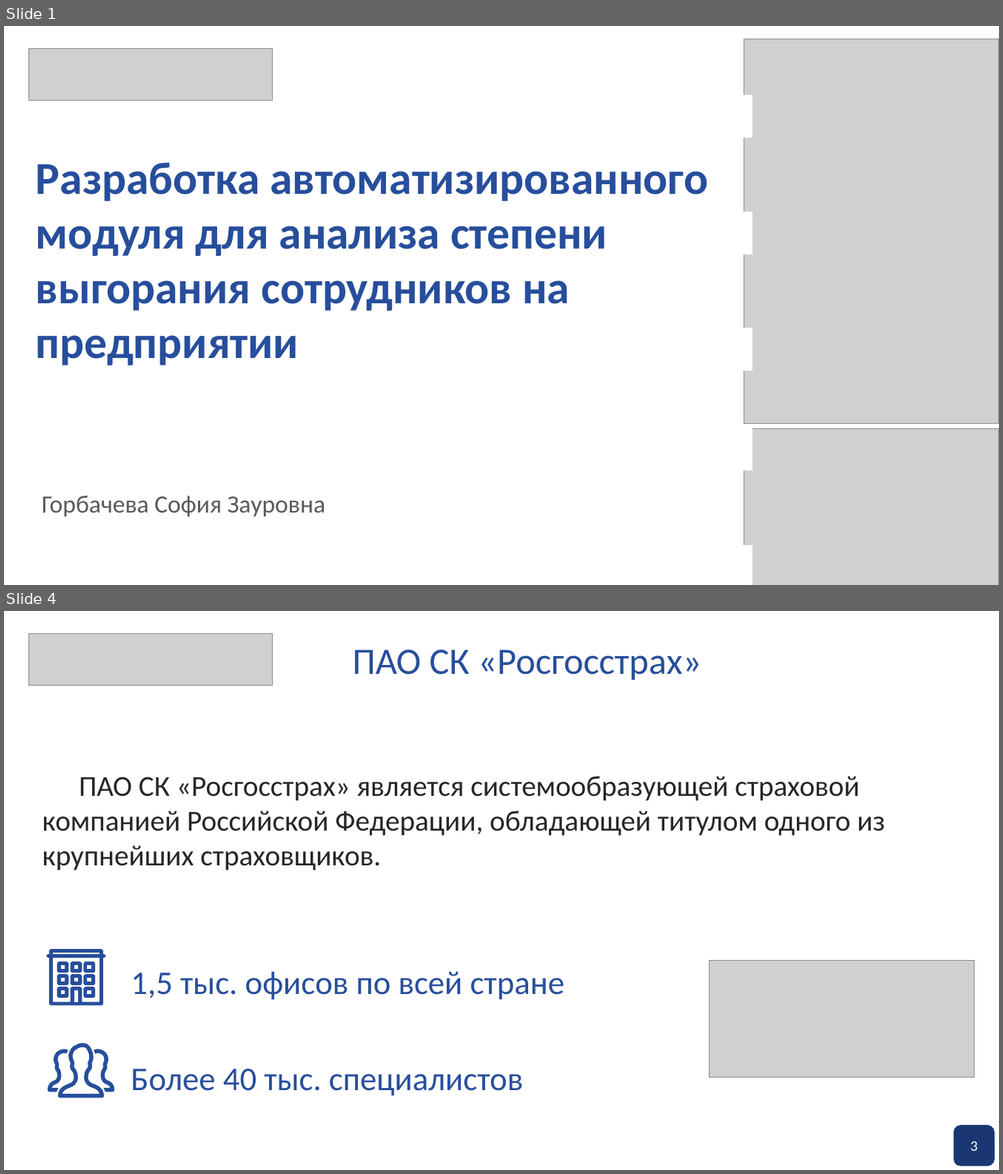
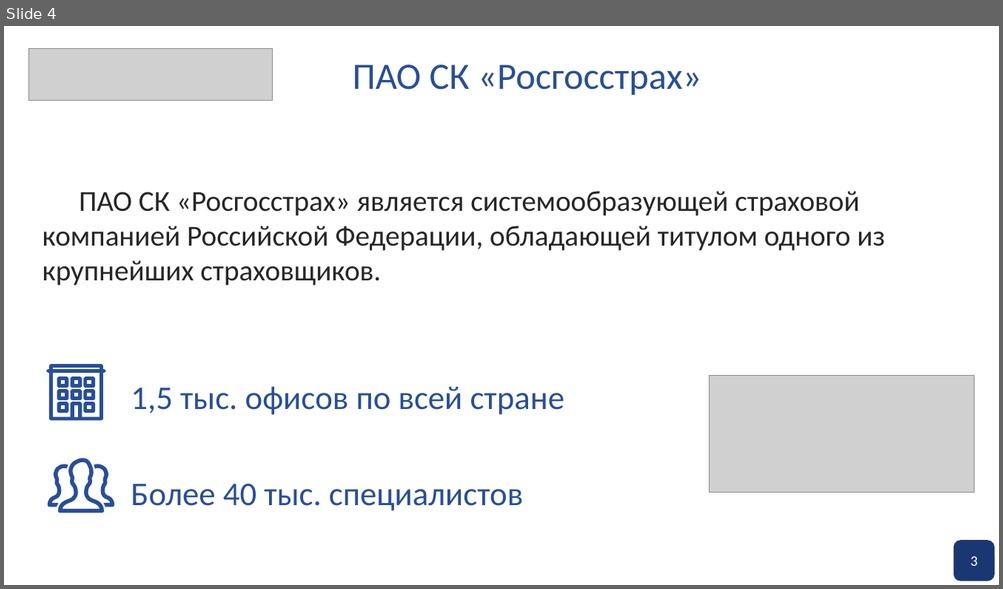
Before and after one commit to pagamov/pagamov_bot, a slide deck: docs/Презентация Гамов.pptx. Shown one above the other, each under a label of ours: slides 1 and 4 before the commit, slide 4 after it; the slides between them are not shown. The pictures are 1003x1174 and 1003x589 pixels, drawn with LibreOffice and Linux fonts; fonts in the diff are those of the drawing; grey boxes stand for pictures; background and template pictures are left out. Boxes give left, top, right and bottom in pixels: in the first picture for what was removed or moved away, otherwise in the second. Text is boxed around its words. In the diff, an @@ line names an element or a change of style, - is before the commit and + after.

```diff
--- a/docs/Презентация Гамов.pptx
+++ b/docs/Презентация Гамов.pptx
@@ slide 1 removed at (4, 26, 999, 585), background picture (left out) @@
@@ picture removed at (28, 48, 273, 101) @@
@@ text removed at (36, 162, 708, 366) @@
-Разработка автоматизированного модуля для анализа степени выгорания сотрудников на предприятии
@@ group removed at (743, 39, 999, 423): 3 rectangles, 1 picture @@
@@ picture removed at (743, 429, 999, 585) @@
@@ rectangle removed at (744, 429, 752, 470) @@
@@ text removed at (42, 496, 326, 517) @@
-Горбачева София Зауровна
@@ rectangle removed at (744, 545, 752, 585) @@
```
Also in this commit, not shown: 2 slides changed, 18 slides added, 5 other files.
